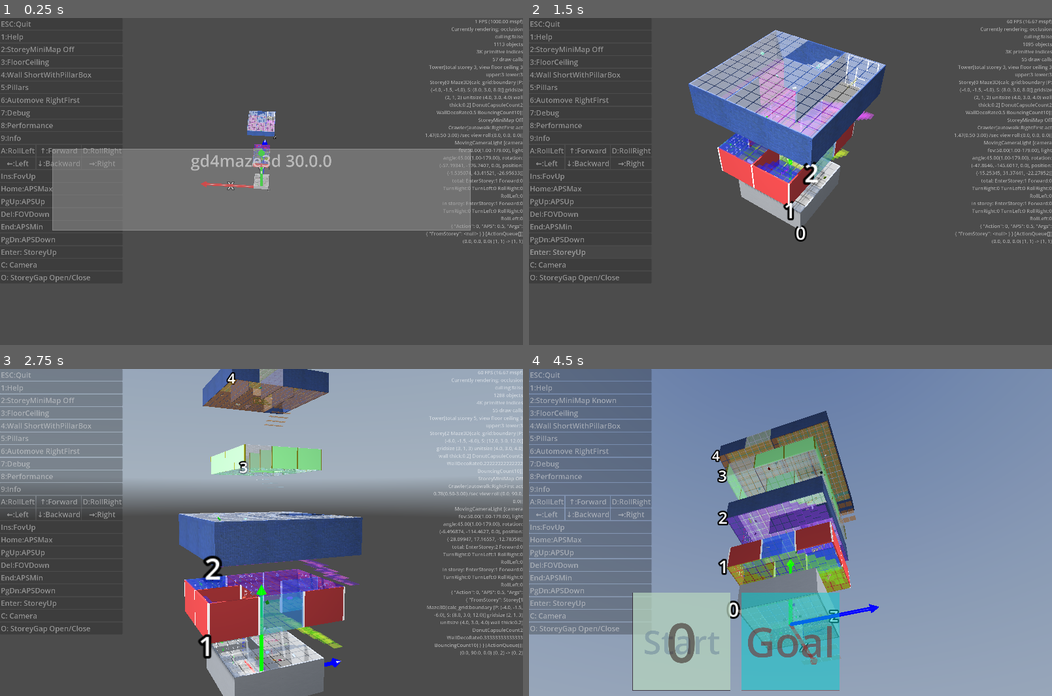
Above: before the commit, frames 1-4 (two rows, left to right).
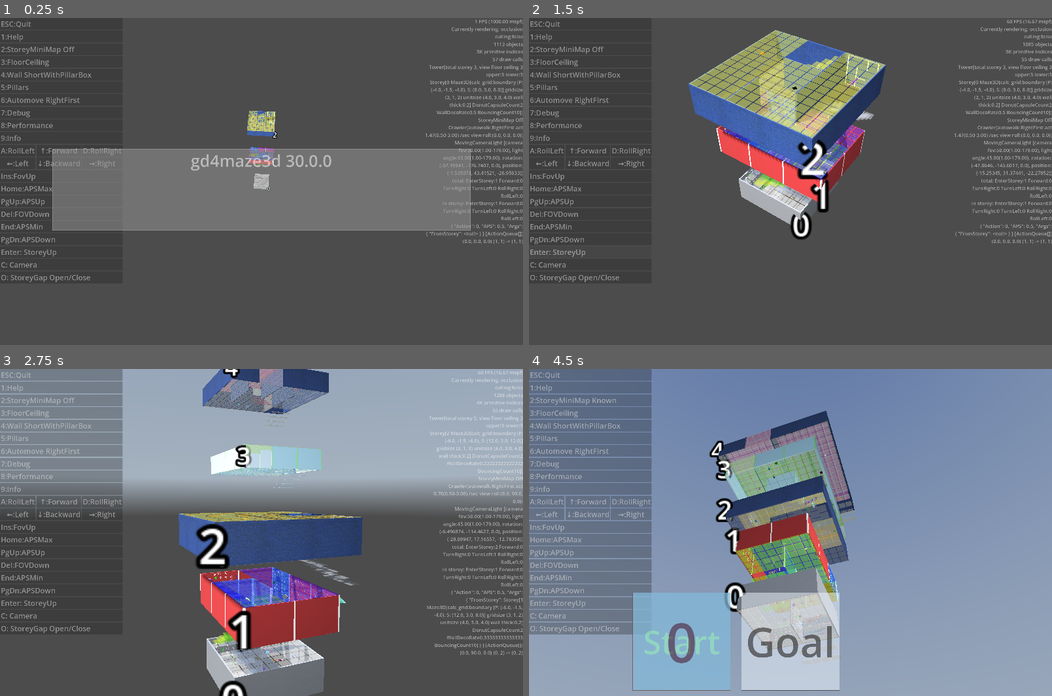
Above: after the commit, the same moments.

Repository: kasworld/gd4maze3d
Game: Godot game, scene res://main.tscn
Two runs of this game, one before a commit and one after it. Both use one fixed random seed, a clock stepped at 60 frames per second and the inputs below. A sky picture missing from this copy of the repository is replaced by a grey-blue gradient.
Inputs (mouse positions are in pixels of both pictures, inside the frame that each line leads up to):
- Up to frame 1 (0.25 s): no input
- Up to frame 2 (1.5 s): click "Enter: StoreyUp" at 0.5 s; click "Enter: StoreyUp" at 1.25 s
- Up to frame 3 (2.75 s): tap Enter at 2 s; move the mouse to (376, 516) at 2.02 s; hold Right from 2.03 s (still down); tap Q at 2.1 s; click (376, 516) at 2.17 s
- Up to frame 4 (4.5 s): move the mouse to (685, 548) at 2.77 s; release Right at 2.78 s; hold Down 2.78-3.53 s; tap E at 2.85 s; move the mouse to (842, 460) at 3.52 s; hold Right 3.53-4.28 s; tap 1 at 3.6 s; move the mouse to (764, 597) at 4.27 s; hold Up from 4.28 s (still down); tap 2 at 4.35 s; click (764, 597) at 4.42 s

The runs differ from the first frame. In frame 1, 0.7% of the frame differs, in the area x 38-53%, y 28-53%; in frame 2, 9.5%; in frame 3, 11%; in frame 4, 19%, in the area x 19-67%, y 15-99%.

Commit message:
use listiter size_inc_list

Diff:
--- a/main.tscn
+++ b/main.tscn
@@ -185,6 +185,7 @@
 theme = SubResource("Theme_lquwl")
 
 [node name="AxisArrow3D" parent="." unique_id=2079731285 instance=ExtResource("6_7mycd")]
+visible = false
 
 [node name="MovingCameraLightHober" parent="." unique_id=123708318 instance=ExtResource("3_hdadt")]
 
--- a/storey/storey.gd
+++ b/storey/storey.gd
@@ -110,9 +110,9 @@
 	놓인것들.set_at(goal_pos, $EndMark)
 
 	add_donut_capsule(DonutCapsuleCount, 구석자리목록)
-	$Label3D.pixel_size = maze3d.calc_grid.unit_size.y/50
+	$Label3D.pixel_size = maze3d.calc_grid.unit_size.y/30
 	$Label3D.text = "%d" % storey_num
-	$Label3D.position = Vector3(-maze3d.WallThick*2, 0, -maze3d.WallThick*2) + maze3d.calc_grid.boundary.position
+	$Label3D.position = Vector3(-maze3d.WallThick*2, storey_height/2, -maze3d.WallThick*2) + maze3d.calc_grid.boundary.position
 	$MiniMap.init(maze2d)
 	$MiniMap.add_obj($StartMark, "Start", $StartMark.get_color(), 1, true)
 	$MiniMap.add_obj($EndMark, "Goal", $EndMark.get_color(), 1, true)
--- a/tower/tower.gd
+++ b/tower/tower.gd
@@ -82,16 +82,16 @@
 	var rtn := randfn( v, v/2 )
 	return clampf(rtn, v/2 , v *2)
 
+var size_inc_list := ListIter.new(
+	[Vector2i(1,0),Vector2i(1,0),Vector2i(0,1),Vector2i(0,1)]
+)
 func add_new_storey() -> void:
 	var grid_size := Storey.GridSize
 	var cell_size := Storey.CellSize
 	var stnum := 0
 	if storey_list.size() != 0:
 		stnum = storey_list[-1].storey_num +1
-		if randi_range(0,1) == 0:
-			grid_size = storey_list[-1].maze3d.PreCalced.Grid2D + Vector2i(1,0)
-		else:
-			grid_size = storey_list[-1].maze3d.PreCalced.Grid2D + Vector2i(0,1)
+		grid_size = storey_list[-1].maze3d.PreCalced.Grid2D + size_inc_list.get_current_and_step_next()
 	if make_storey_size_random :
 		grid_size = Vector2i(
 			ClampfRand(grid_size.x) as int,
